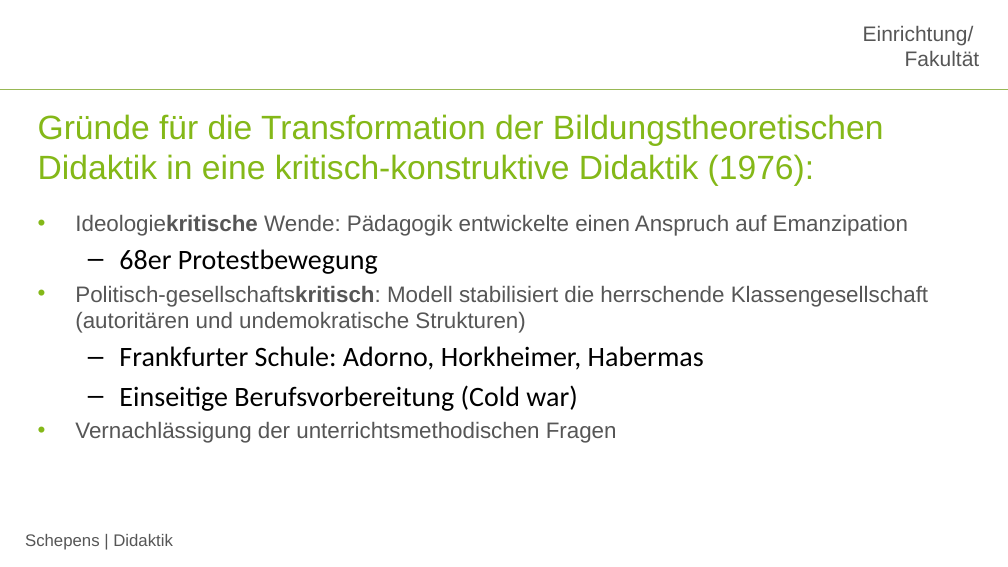
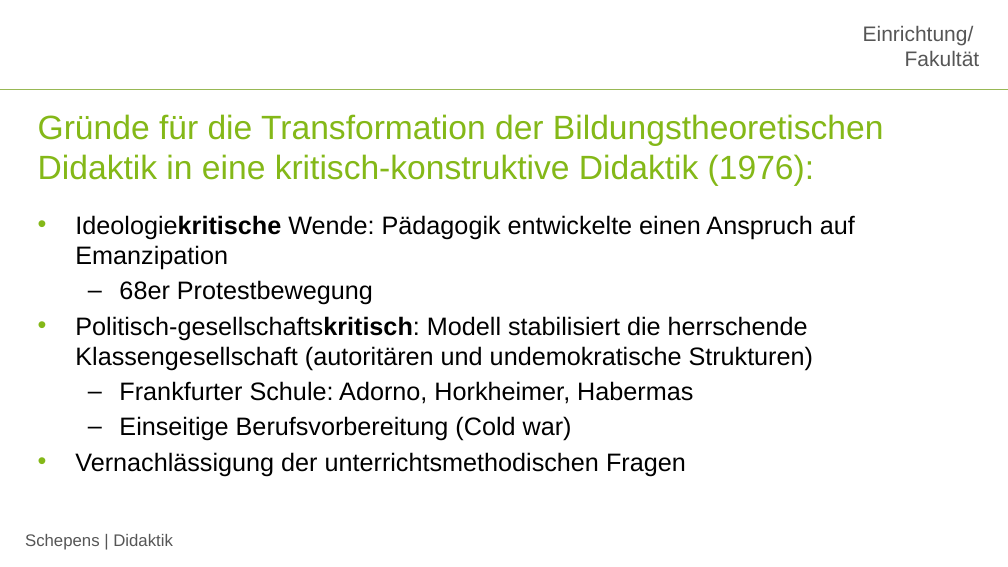
Before and after one commit to jobschepens/didakt22, a slide deck: slide 6 of folien/week7.pptx. Drawn at 1008x567 pixels with LibreOffice and Linux fonts; fonts in the diff are those of the drawing; background and template pictures are left out. Boxes give left, top, right and bottom in pixels: in the first picture for what was removed or moved away, otherwise in the second. Text is boxed around its words. In the diff, an @@ line names an element or a change of style, - is before the commit and + after.

```diff
--- a/folien/week7.pptx
+++ b/folien/week7.pptx
@@ text "Ideologiekritische Wende: Pädagogik entwickelte einen ..." at box(75, 215, 855, 476): size 16 to 18 pt, text colour #565656 to #000000 in "Ideologiekritische Wende: Pädagogik entwickelte einen Anspru ...", "Politisch-gesellschaftskritisch: Modell stabilisiert die her ...", "Vernachlässigung der unterrichtsmethodischen Fragen"; size 20 to 18 pt, font Calibri to Arial in "68er Protestbewegung", "Frankfurter Schule: Adorno, Horkheimer, Habermas", "Einseitige Berufsvorbereitung (Cold war)" @@
```
Also in this commit, not shown: 2 other slides changed, 1 slide added, 1 slide removed.
